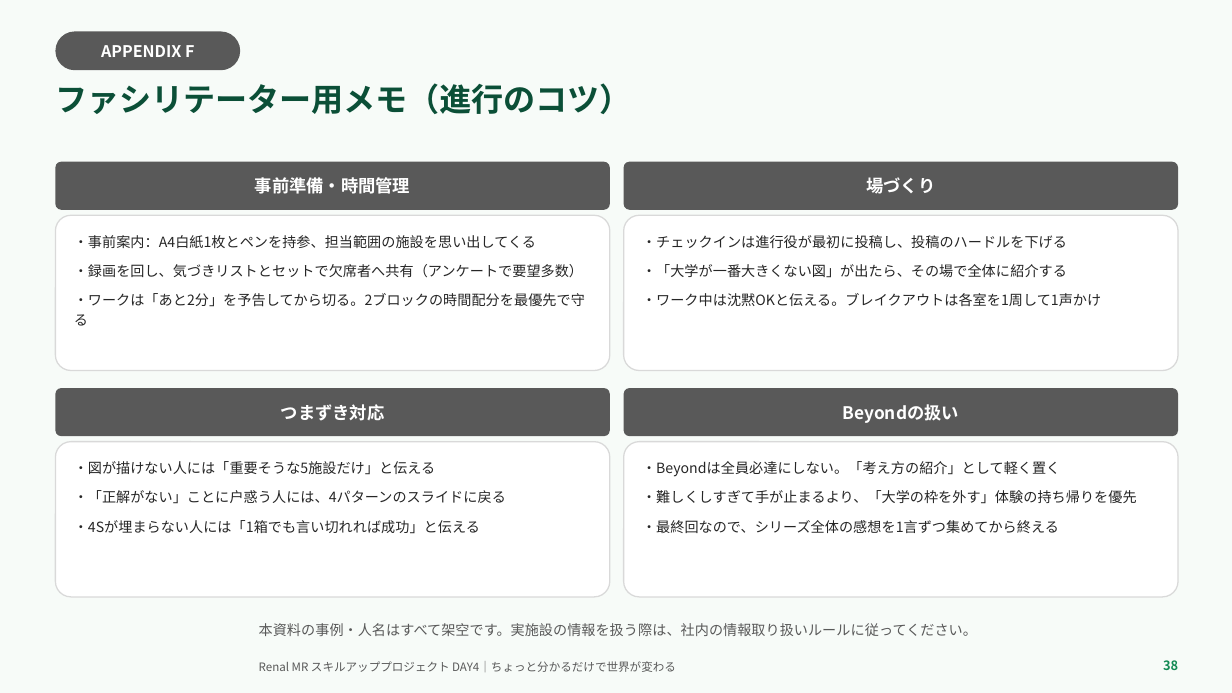
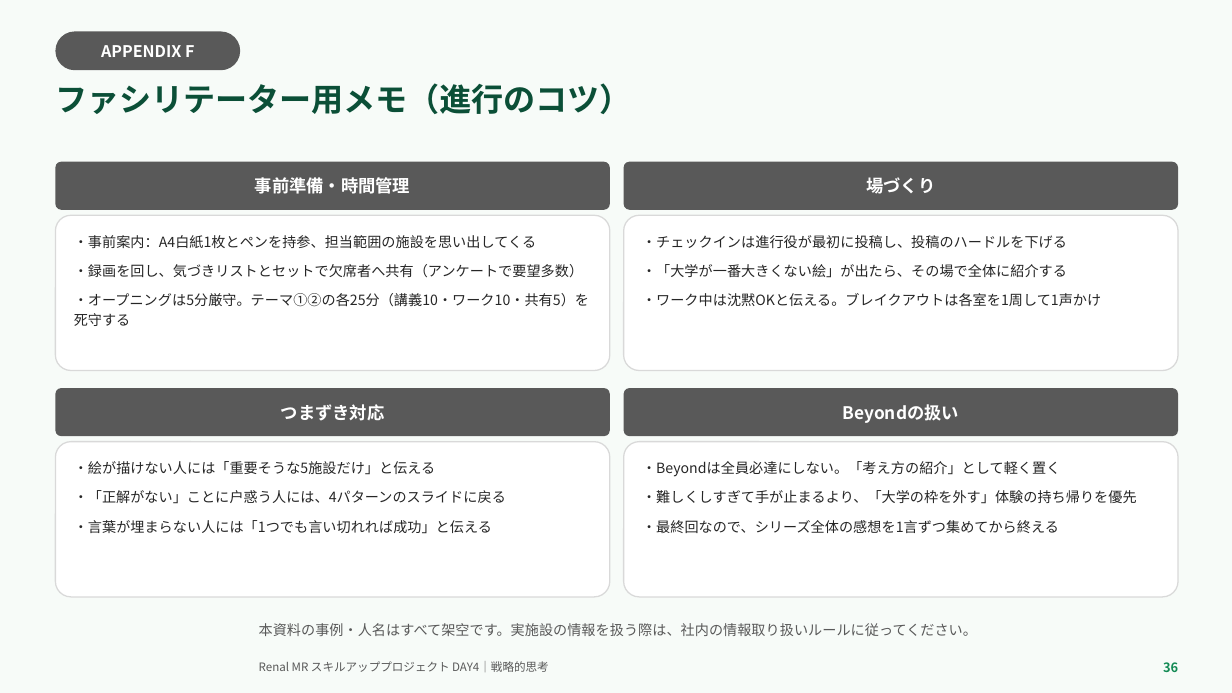
Before and after one commit to TAKUYA-1187/Claude, a slide deck: slide 36 of novartis_training/DAY4_ちょっと分かるだけで世界が変わる.pptx (slide 38 before the commit). Drawn at 1232x693 pixels with LibreOffice and Linux fonts; fonts in the diff are those of the drawing; background and template pictures are left out. Boxes give left, top, right and bottom in pixels: in the first picture for what was removed or moved away, otherwise in the second. Text is boxed around its words. In the diff, an @@ line names an element or a change of style, - is before the commit and + after.

```diff
--- a/novartis_training/DAY4_ちょっと分かるだけで世界が変わる.pptx
+++ b/novartis_training/DAY4_ちょっと分かるだけで世界が変わる.pptx
@@ text in rounded rectangle at (x1=642, y1=264, x2=1067, y2=278): text changed @@
-・「大学が一番大きくない図」が出たら、その場で全体に紹介する
+・「大学が一番大きくない絵」が出たら、その場で全体に紹介する
@@ text in rounded rectangle at (x1=74, y1=293, x2=589, y2=326): text changed @@
-・ワークは「あと2分」を予告してから切る。2ブロックの時間配分を最優先で守る
+・オープニングは5分厳守。テーマ①②の各25分（講義10・ワーク10・共有5）を死守する
@@ text in rounded rectangle at (x1=74, y1=461, x2=436, y2=475): text changed @@
-・図が描けない人には「重要そうな5施設だけ」と伝える
+・絵が描けない人には「重要そうな5施設だけ」と伝える
@@ text in rounded rectangle at (x1=74, y1=520, x2=492, y2=534): text changed @@
-・4Sが埋まらない人には「1箱でも言い切れれば成功」と伝える
+・言葉が埋まらない人には「1つでも言い切れれば成功」と伝える
@@ text at (x1=259, y1=661, x2=549, y2=672): text changed @@
-Renal MR スキルアッププロジェクト DAY4｜ちょっと分かるだけで世界が変わる
+Renal MR スキルアッププロジェクト DAY4｜戦略的思考
@@ text at (x1=1163, y1=662, x2=1178, y2=672): text changed @@
-38
+36
```
Also in this commit, not shown: 26 other slides changed, 3 slides added, 5 slides removed, 2 other files.
